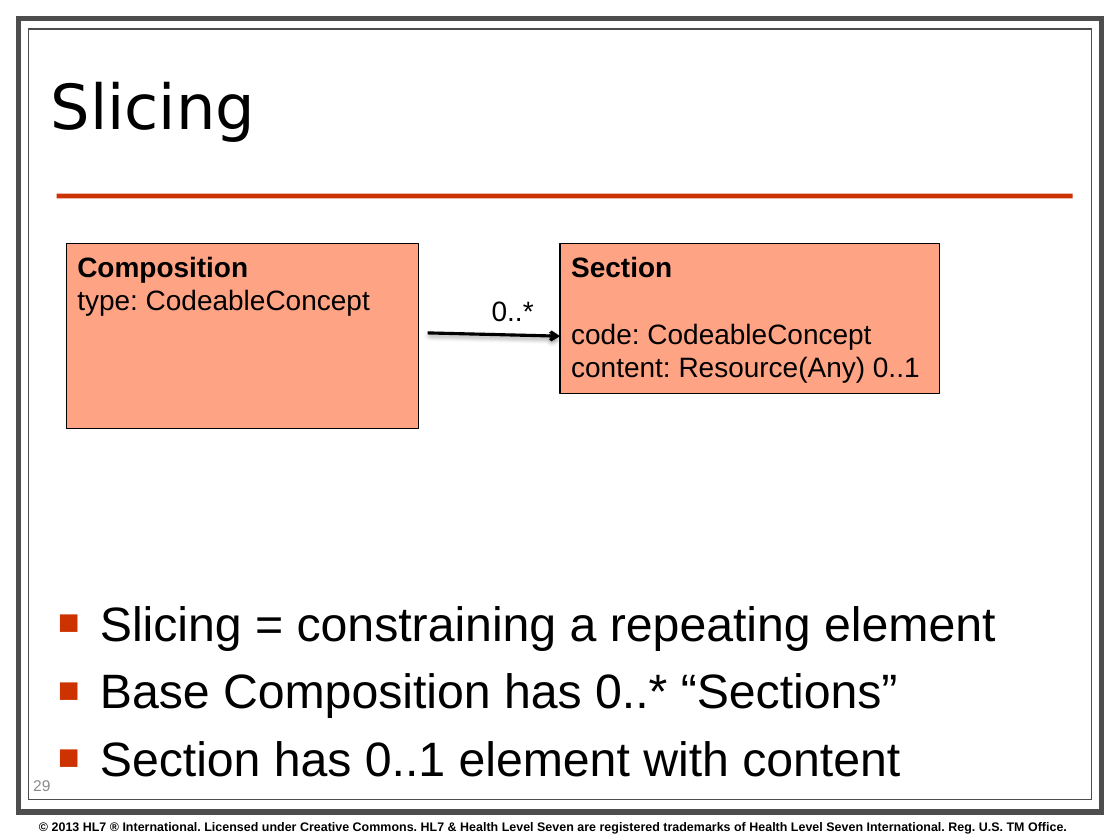
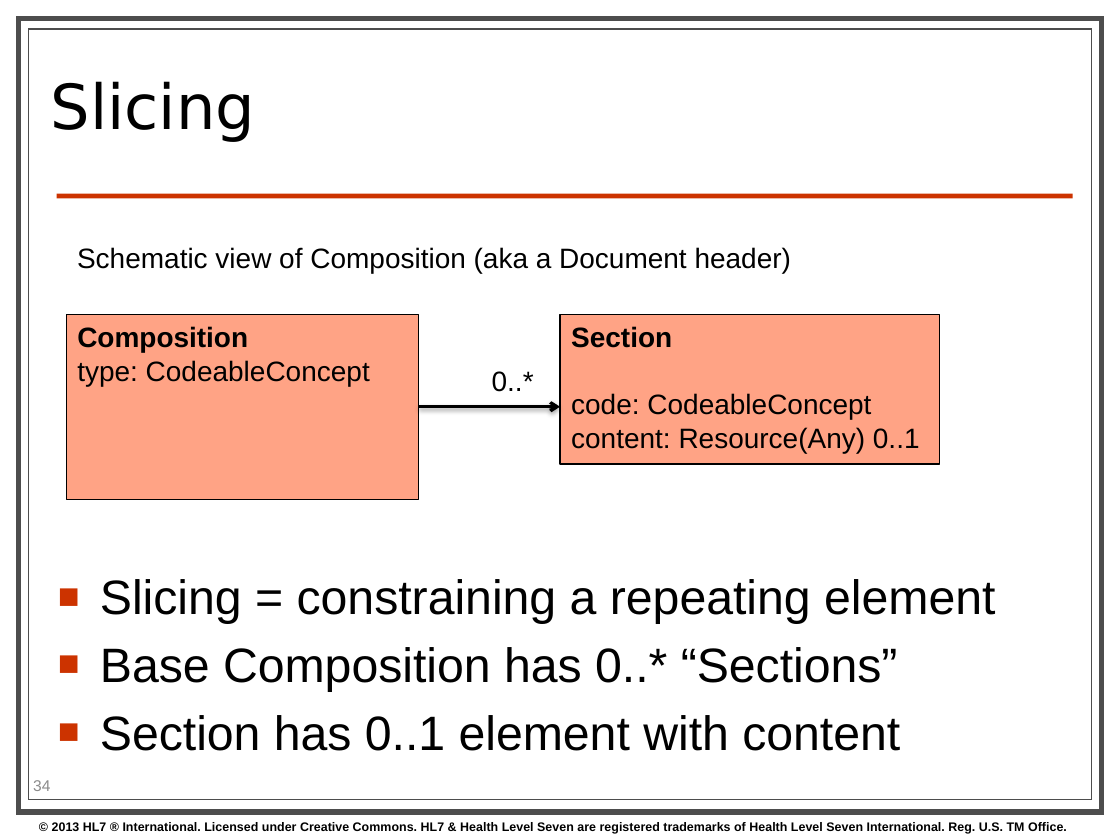
Before and after one commit to kevinpeterson/fhir, a slide deck: slide 34 of presentations/2014-01 Tutorials/201401 - San Antonio - Profiling FHIR.pptx (slide 29 before the commit). Drawn at 1120x840 pixels with LibreOffice and Linux fonts; fonts in the diff are those of the drawing; background and template pictures are left out. Boxes give left, top, right and bottom in pixels: in the first picture for what was removed or moved away, otherwise in the second. Text is boxed around its words. In the diff, an @@ line names an element or a change of style, - is before the commit and + after.

```diff
--- a/presentations/2014-01 Tutorials/201401 - San Antonio - Profiling FHIR.pptx
+++ b/presentations/2014-01 Tutorials/201401 - San Antonio - Profiling FHIR.pptx
@@ text added at (x1=77, y1=247, x2=791, y2=273), 18 pt, text #000000 @@
+Schematic view of Composition (aka a Document header)
@@ 2 rectangles, 1 text moved together from (x1=66, y1=244, x2=940, y2=429) to (x1=66, y1=315, x2=940, y2=500) @@
@@ arrow moved from (428, 333) - (560, 336) to (419, 407) - (560, 407) @@
@@ text "Slicing = constraining a repeating ..." moved from (x1=100, y1=606, x2=995, y2=777) to (x1=100, y1=579, x2=995, y2=751) @@
@@ page number at (x1=33, y1=780, x2=50, y2=791): text changed @@
-29
+34
```
Also in this commit, not shown: 4 other slides changed, 11 slides added, 2 slides removed.
